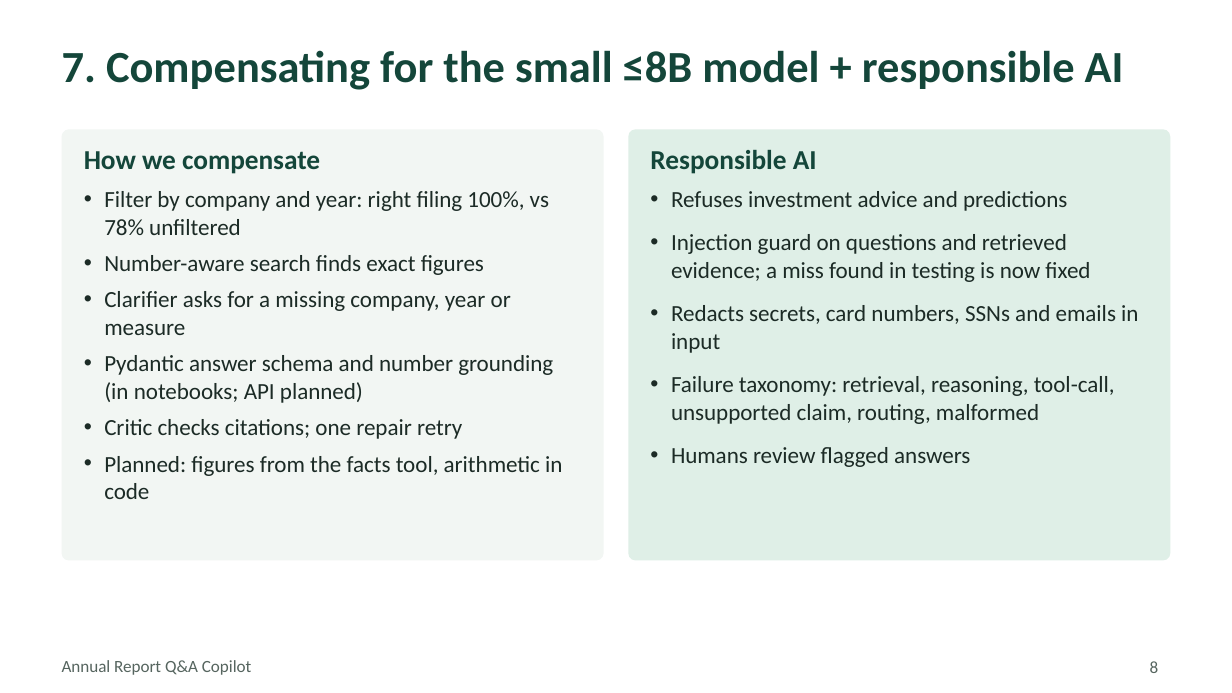
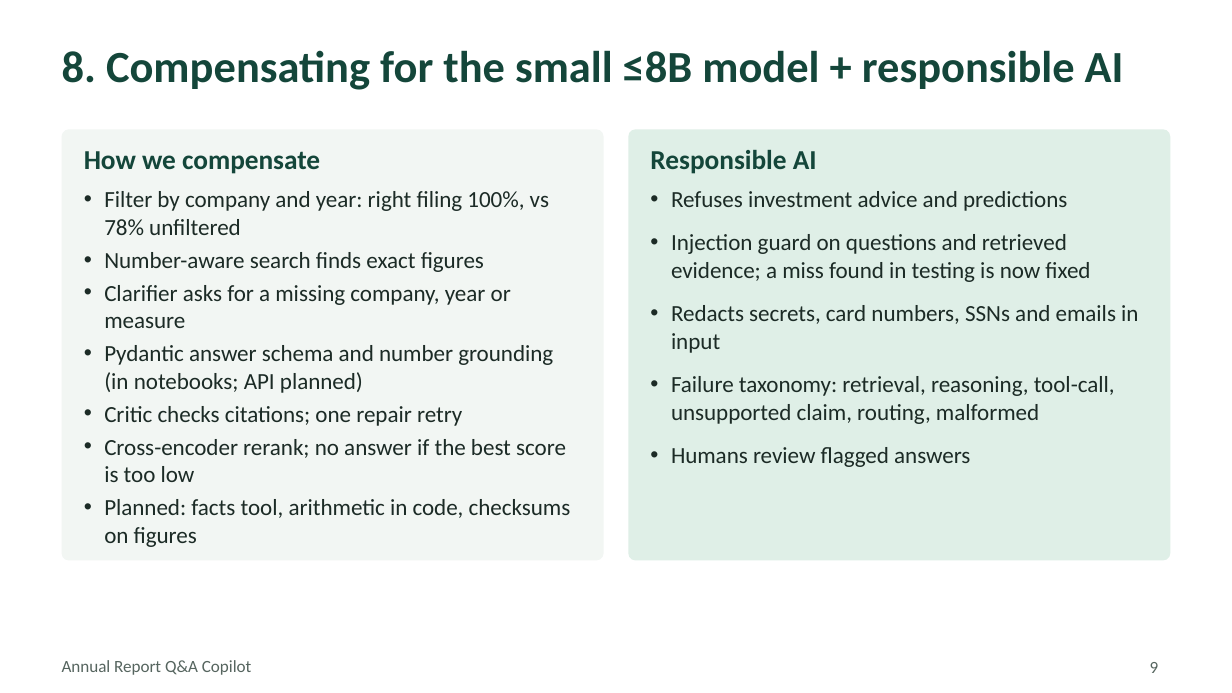
Before and after one commit to rama159065/Capstone, a slide deck: slide 9 of Annual_Report_Copilot_TrackB_Mentor_Deck.pptx (slide 8 before the commit). Drawn at 1232x693 pixels with LibreOffice and Linux fonts; fonts in the diff are those of the drawing. Boxes give left, top, right and bottom in pixels: in the first picture for what was removed or moved away, otherwise in the second. Text is boxed around its words. In the diff, an @@ line names an element or a change of style, - is before the commit and + after.

Commit message:
code changes for rerank

```diff
--- a/Annual_Report_Copilot_TrackB_Mentor_Deck.pptx
+++ b/Annual_Report_Copilot_TrackB_Mentor_Deck.pptx
@@ title at (x1=62, y1=50, x2=1124, y2=90): text changed @@
-7. Compensating for the small ≤8B model + responsible AI
+8. Compensating for the small ≤8B model + responsible AI
@@ text at (x1=104, y1=191, x2=553, y2=426): less space between paragraphs @@
@@ text at (x1=104, y1=439, x2=571, y2=547): text changed @@
-• Planned: figures from the facts tool, arithmetic in code
+• Cross-encoder rerank; no answer if the best score is too low
+• Planned: facts tool, arithmetic in code, checksums on figures
@@ page number at (x1=1150, y1=662, x2=1159, y2=673): text changed @@
-8
+9
```
Also in this commit, not shown: 7 other slides changed, 1 slide added, 11 other files.
